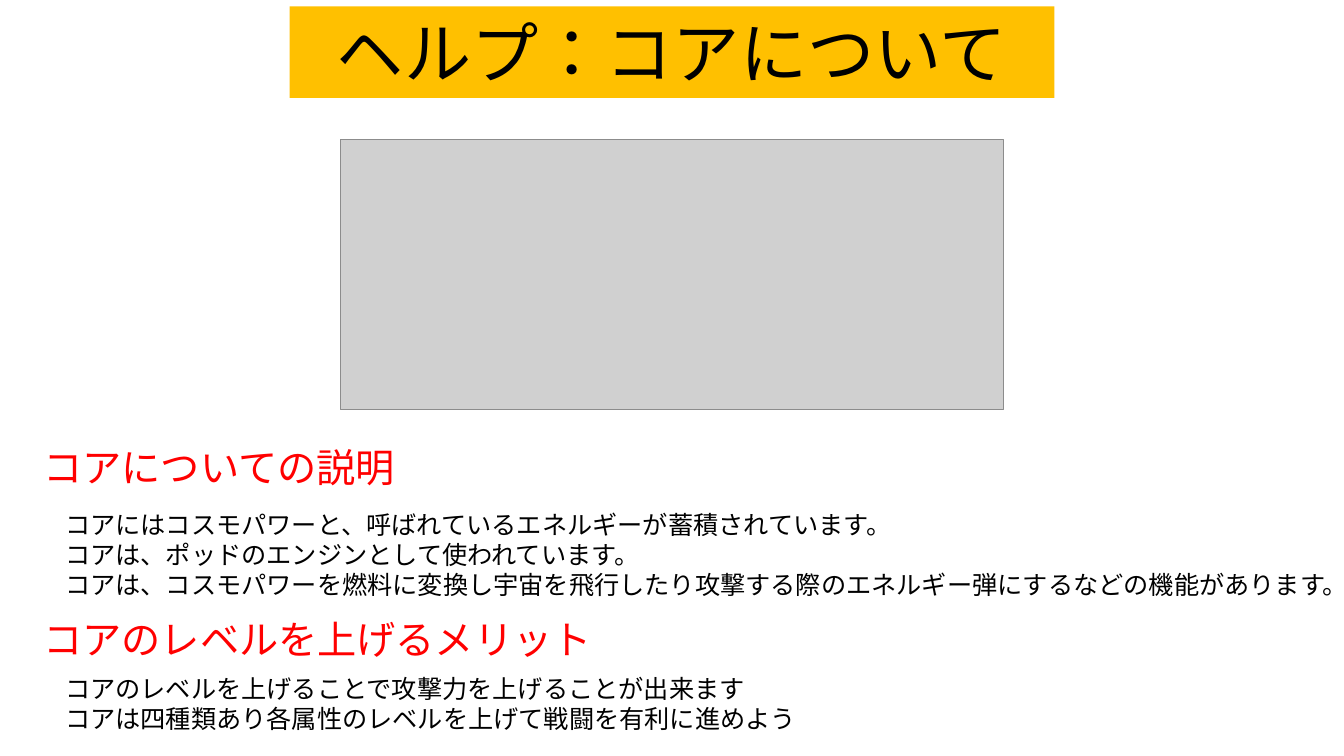
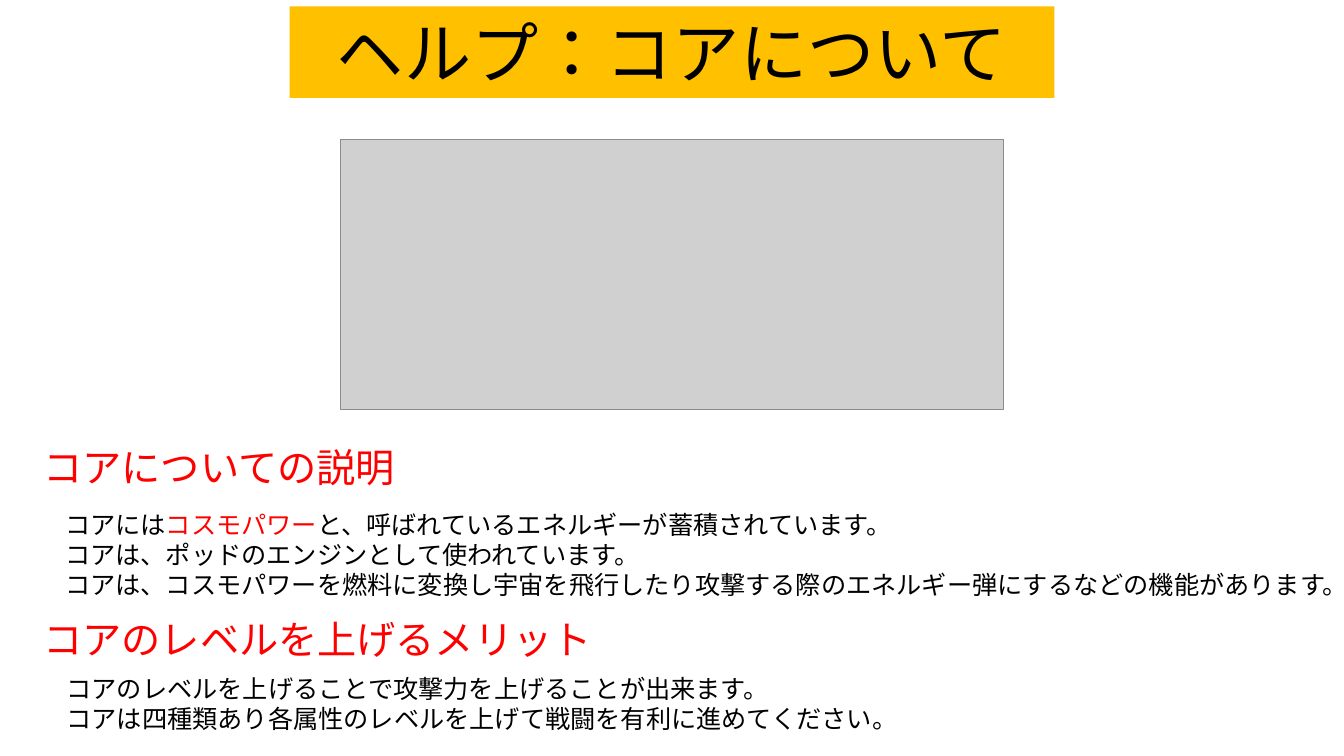
Before and after one commit to team556/team, a slide deck: slide 5 of 説明文.pptx. Drawn at 1344x756 pixels with LibreOffice and Linux fonts; fonts in the diff are those of the drawing; grey boxes stand for pictures. Boxes give left, top, right and bottom in pixels: in the first picture for what was removed or moved away, otherwise in the second. Text is boxed around its words. In the diff, an @@ line names an element or a change of style, - is before the commit and + after.

Commit message:
説明文少し変更 味方惑星のクチナシとクチありを追加 適用はまだしていない

```diff
--- a/説明文.pptx
+++ b/説明文.pptx
@@ text at [65, 512, 892, 536]: text colour #000000 to #FF0000 in "コアにはコスモパワーと、呼ばれているエネルギーが蓄積されています。" @@
@@ text at [67, 676, 898, 730]: text changed @@
-コアのレベルを上げることで攻撃力を上げることが出来ます
-コアは四種類あり各属性のレベルを上げて戦闘を有利に進めよう
+コアのレベルを上げることで攻撃力を上げることが出来ます。
+コアは四種類あり各属性のレベルを上げて戦闘を有利に進めてください。
```
Also in this commit, not shown: 11 other slides changed, 3 other files.
